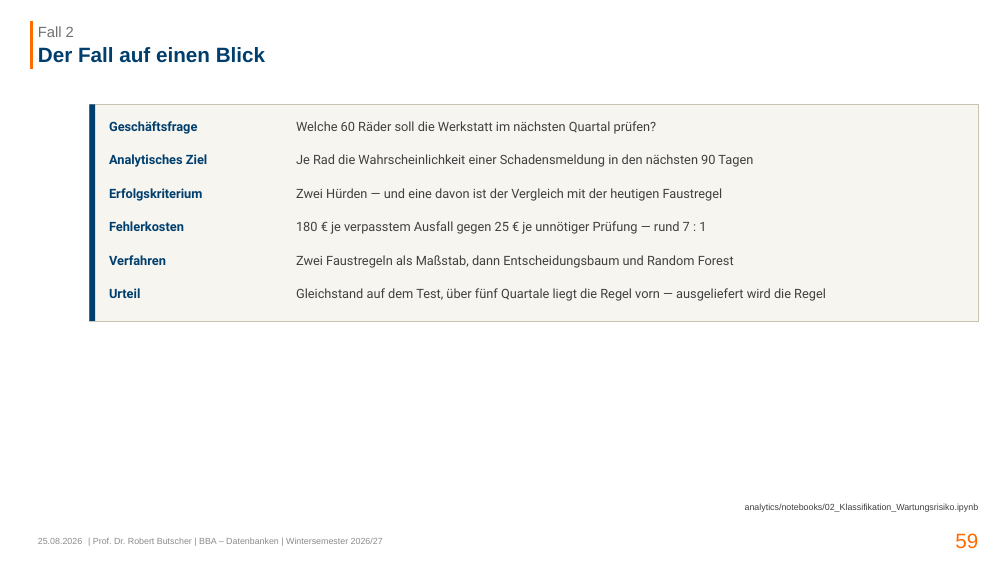
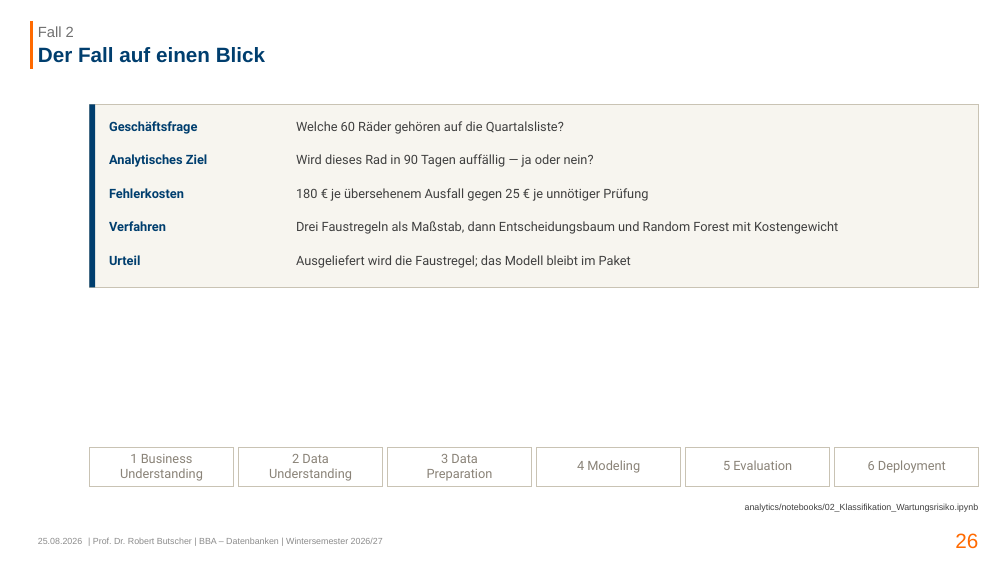
Before and after one commit to swrobuts/velocity-fallstudie, a slide deck: slide 26 of slides/velocity-crispdm.pptx (slide 59 before the commit). Drawn at 1008x567 pixels with LibreOffice and Linux fonts; fonts in the diff are those of the drawing. Boxes give left, top, right and bottom in pixels: in the first picture for what was removed or moved away, otherwise in the second. Text is boxed around its words. In the diff, an @@ line names an element or a change of style, - is before the commit and + after.

```diff
--- a/slides/velocity-crispdm.pptx
+++ b/slides/velocity-crispdm.pptx
@@ rectangle: place and size @@
-rectangle at box(89, 104, 979, 321)
+rectangle at box(89, 104, 979, 287)
@@ rectangle: place and size @@
-rectangle at box(89, 104, 95, 321)
+rectangle at box(89, 104, 95, 287)
@@ text at box(296, 121, 564, 134): text changed @@
-Welche 60 Räder soll die Werkstatt im nächsten Quartal prüfen?
+Welche 60 Räder gehören auf die Quartalsliste?
@@ text at box(296, 154, 594, 167): text changed @@
-Je Rad die Wahrscheinlichkeit einer Schadensmeldung in den nächsten 90 Tagen
+Wird dieses Rad in 90 Tagen auffällig — ja oder nein?
@@ text removed at box(109, 188, 202, 201) @@
-Erfolgskriterium
@@ text at box(296, 188, 648, 201): text changed @@
-Zwei Hürden — und eine davon ist der Vergleich mit der heutigen Faustregel
+180 € je übersehenem Ausfall gegen 25 € je unnötiger Prüfung
@@ text at box(296, 221, 838, 234): text changed @@
-180 € je verpasstem Ausfall gegen 25 € je unnötiger Prüfung — rund 7 : 1
+Drei Faustregeln als Maßstab, dann Entscheidungsbaum und Random Forest mit Kostengewicht
@@ 3 texts: place and size @@
-3 texts at box(109, 221, 184, 298)
+3 texts at box(109, 188, 184, 265)
@@ text at box(296, 255, 631, 268): text changed @@
-Zwei Faustregeln als Maßstab, dann Entscheidungsbaum und Random Forest
+Ausgeliefert wird die Faustregel; das Modell bleibt im Paket
@@ text removed at box(296, 288, 826, 301) @@
-Gleichstand auf dem Test, über fünf Quartale liegt die Regel vorn — ausgeliefert wird die Regel
@@ rectangle added at box(89, 447, 233, 487), fill #FFFFFF, outline #C9C3B4 0.75 pt @@
@@ rectangle added at box(238, 447, 382, 487), fill #FFFFFF, outline #C9C3B4 0.75 pt @@
@@ rectangle added at box(388, 447, 532, 487), fill #FFFFFF, outline #C9C3B4 0.75 pt @@
@@ rectangle added at box(537, 447, 681, 487), fill #FFFFFF, outline #C9C3B4 0.75 pt @@
@@ rectangle added at box(685, 447, 829, 487), fill #FFFFFF, outline #C9C3B4 0.75 pt @@
@@ rectangle added at box(835, 447, 979, 487), fill #FFFFFF, outline #C9C3B4 0.75 pt @@
@@ text added at box(120, 454, 203, 481), 13 pt, text #8A8378 @@
+1 Business
+Understanding
@@ text added at box(269, 454, 352, 481), 13 pt, text #8A8378 @@
+2 Data
+Understanding
@@ text added at box(427, 454, 493, 481), 13 pt, text #8A8378 @@
+3 Data
+Preparation
@@ text added at box(577, 460, 640, 473), 13 pt, text #8A8378 @@
+4 Modeling
@@ text added at box(723, 460, 792, 470), 13 pt, text #8A8378 @@
+5 Evaluation
@@ text added at box(868, 460, 946, 473), 13 pt, text #8A8378 @@
+6 Deployment
@@ page number at box(955, 533, 978, 549): text changed @@
-59
+26
```
Also in this commit, not shown: 11 other slides changed, 23 slides added, 91 slides removed, 2 other files.
